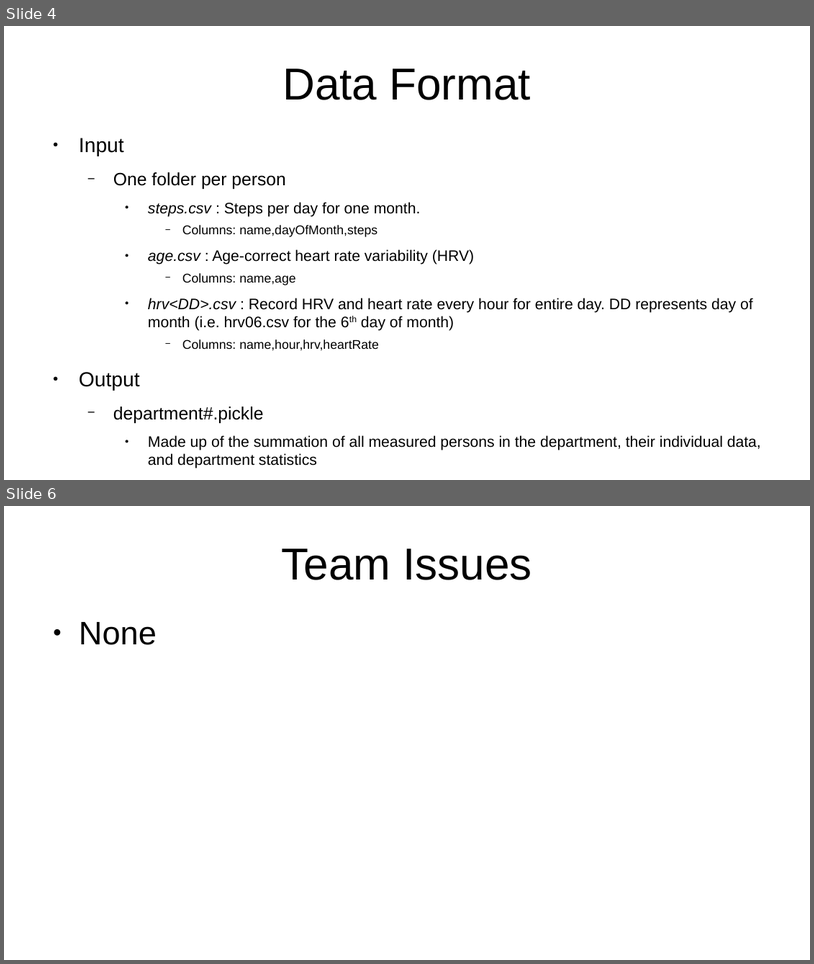
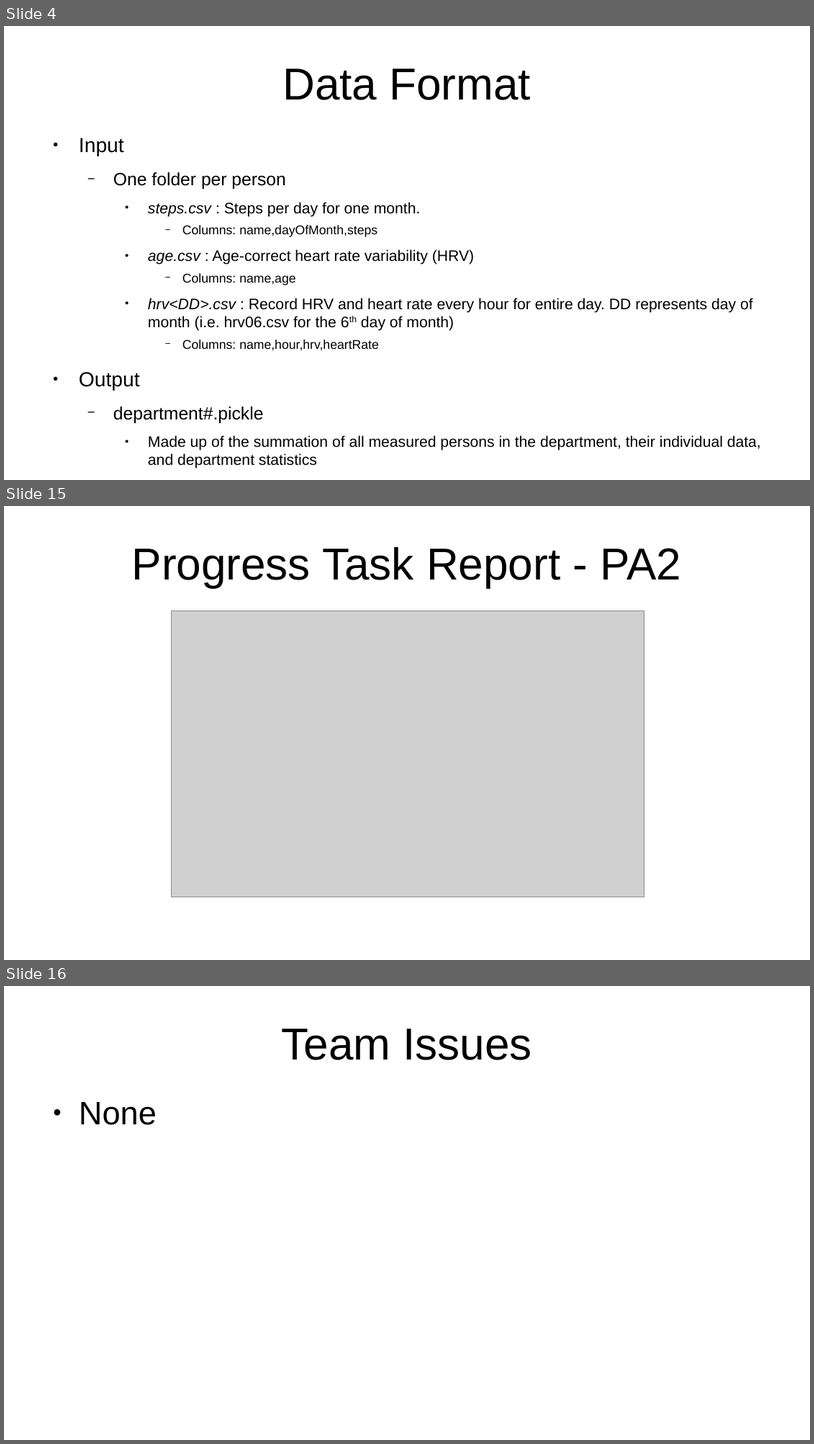
Before and after one commit to arlemoine/CS340_F_24_char_junkies, a slide deck: Misc/project_report.odp. Shown one above the other, each under a label of ours: slides 4 and 6 before the commit, slides 4, 15 and 16 after it; the slides between them are not shown. The pictures are 814x964 and 814x1444 pixels, drawn with LibreOffice and Linux fonts; fonts in the diff are those of the drawing; grey boxes stand for pictures. Boxes give left, top, right and bottom in pixels: in the first picture for what was removed or moved away, otherwise in the second. Text is boxed around its words. In the diff, an @@ line names an element or a change of style, - is before the commit and + after.

```diff
--- a/Misc/project_report.odp
+++ b/Misc/project_report.odp
@@ slide 15 added at box(4, 506, 810, 960), background #FFFFFF @@
@@ title added at box(132, 547, 682, 587), 44 pt, text #000000 @@
+Progress Task Report - PA2
@@ picture added at box(172, 610, 645, 897) @@
@@ what was slide 6 is now slide 16 @@
```
Also in this commit, not shown: 1 slide changed, 9 other slides added, 13 other files.
